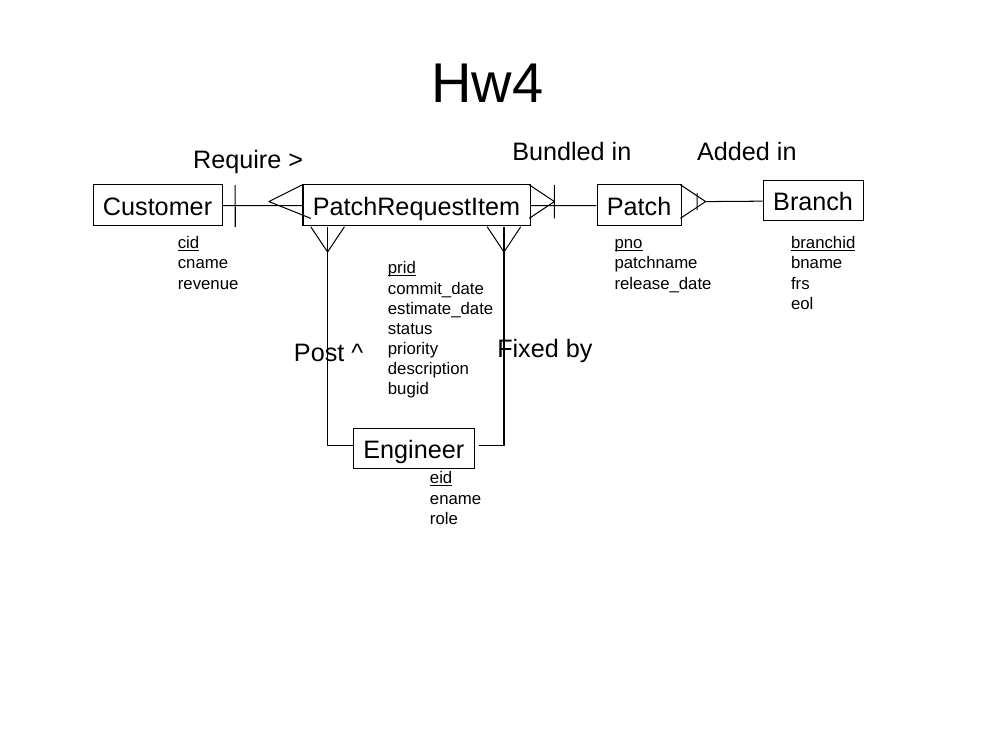
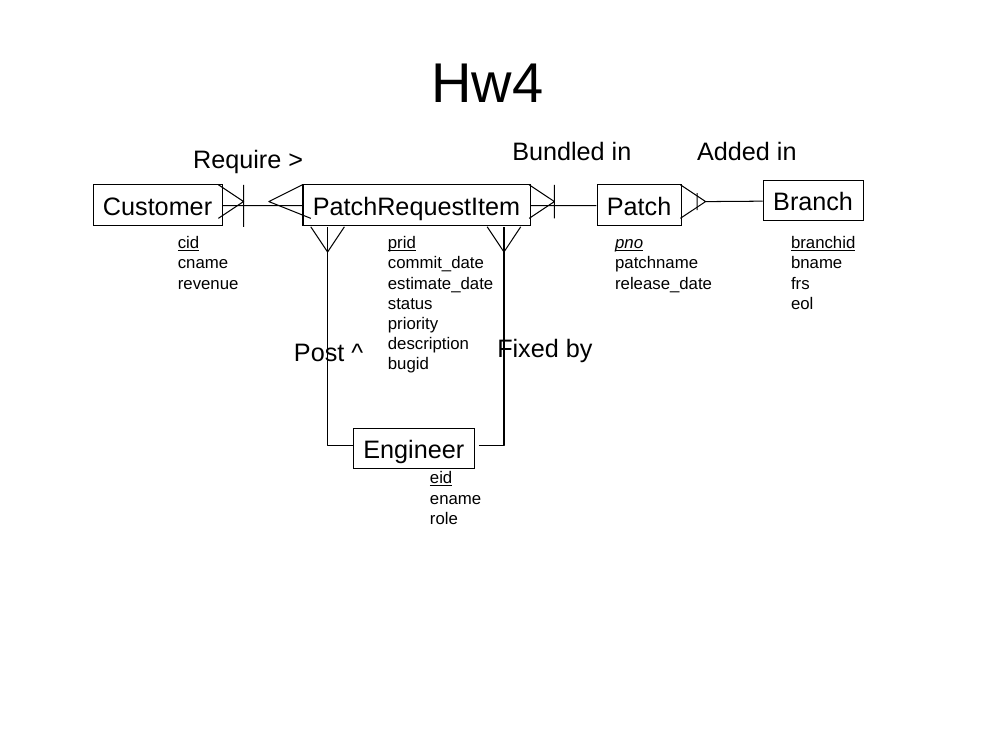
Before and after one commit to rte126/src-pe-tools, a slide deck: slide 4 of classes/CS579/dbclass/Project.ppt. Drawn at 1008x756 pixels with LibreOffice and Linux fonts; fonts in the diff are those of the drawing. Boxes give left, top, right and bottom in pixels: in the first picture for what was removed or moved away, otherwise in the second. Text is boxed around its words. In the diff, an @@ line names an element or a change of style, - is before the commit and + after.

```diff
--- a/classes/CS579/dbclass/Project.ppt
+++ b/classes/CS579/dbclass/Project.ppt
@@ freeform shape added at [219, 184, 244, 218], outline #000000 0.74 pt @@
@@ line moved from (235, 184) - (235, 227) to (244, 184) - (244, 227) @@
@@ text "prid": place and size @@
-text "prid" at [388, 261, 493, 398]
+text "prid" at [388, 236, 493, 373]
@@ text at [615, 239, 643, 252]: italic on in "pno" @@
```
Also in this commit, not shown: 1 other slide changed, 1 slide added, 1 slide removed, 4 other files.
